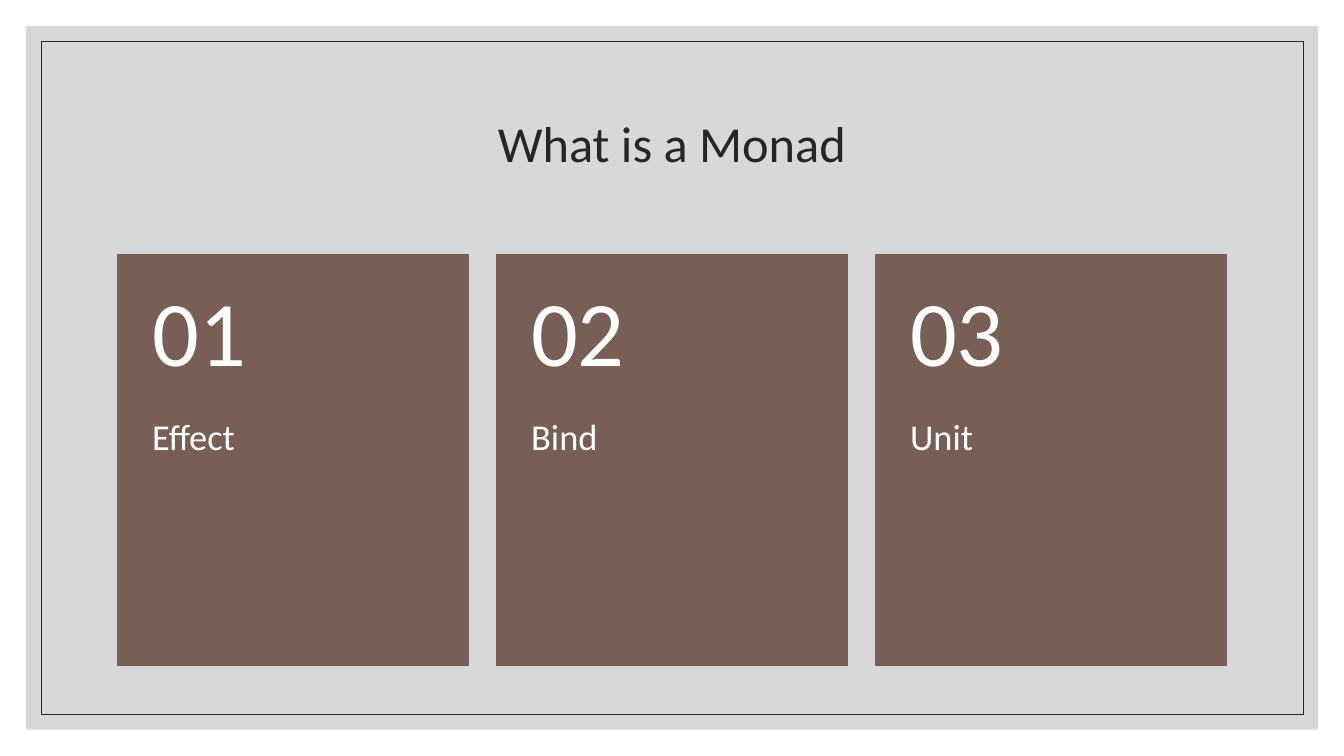
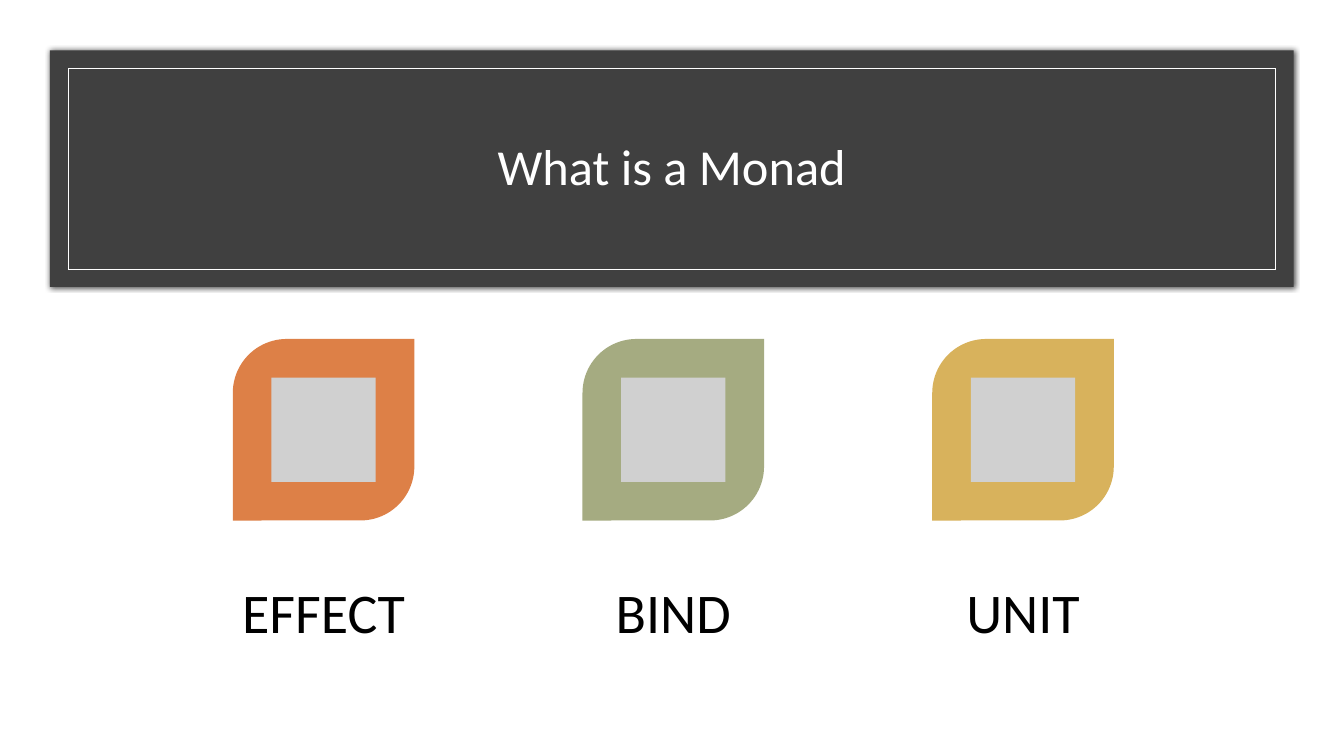
Before and after one commit to kemiller2002/monad-talk, a slide deck: slide 6 of presentation/monads.pptx (slide 4 before the commit). Drawn at 1344x756 pixels with LibreOffice and Linux fonts; fonts in the diff are those of the drawing; grey boxes stand for pictures. Boxes give left, top, right and bottom in pixels: in the first picture for what was removed or moved away, otherwise in the second. Text is boxed around its words. In the diff, an @@ line names an element or a change of style, - is before the commit and + after.

```diff
--- a/presentation/monads.pptx
+++ b/presentation/monads.pptx
@@ rectangle added at (x1=0, y1=0, x2=1344, y2=756), fill #FFFFFF @@
@@ rectangle removed at (x1=26, y1=26, x2=1319, y2=730) @@
@@ rectangle removed at (x1=41, y1=41, x2=1304, y2=715) @@
@@ rectangle added at (x1=50, y1=50, x2=1295, y2=287), fill #404040 @@
@@ rectangle added at (x1=68, y1=69, x2=1275, y2=269), outline #FFFFFF 0.5 pt @@
@@ title "What is a Monad" moved from (x1=498, y1=127, x2=846, y2=163) to (x1=498, y1=150, x2=846, y2=186) @@
@@ title "What is a Monad" at (x1=498, y1=150, x2=846, y2=186): text colour #262626 to #FFFFFF @@
@@ group removed at (x1=118, y1=255, x2=1227, y2=665): 3 rectangles, 3 texts @@
-01
-02
-03
@@ group added at (x1=233, y1=339, x2=1114, y2=520): 3 round diag rects, 3 pictures @@
@@ text at (x1=242, y1=596, x2=405, y2=634): text changed; size 26 to 40 pt; text colour #FFFFFF to #000000 @@
-Effect
+EFFECT
@@ text at (x1=616, y1=597, x2=731, y2=633): text changed; size 26 to 40 pt; text colour #FFFFFF to #000000 @@
-Bind
+BIND
@@ text at (x1=966, y1=597, x2=1079, y2=634): text changed; size 26 to 40 pt; text colour #FFFFFF to #000000 @@
-Unit
+UNIT
```
Also in this commit, not shown: 1 other slide changed, 2 slides added, 1 other file.
